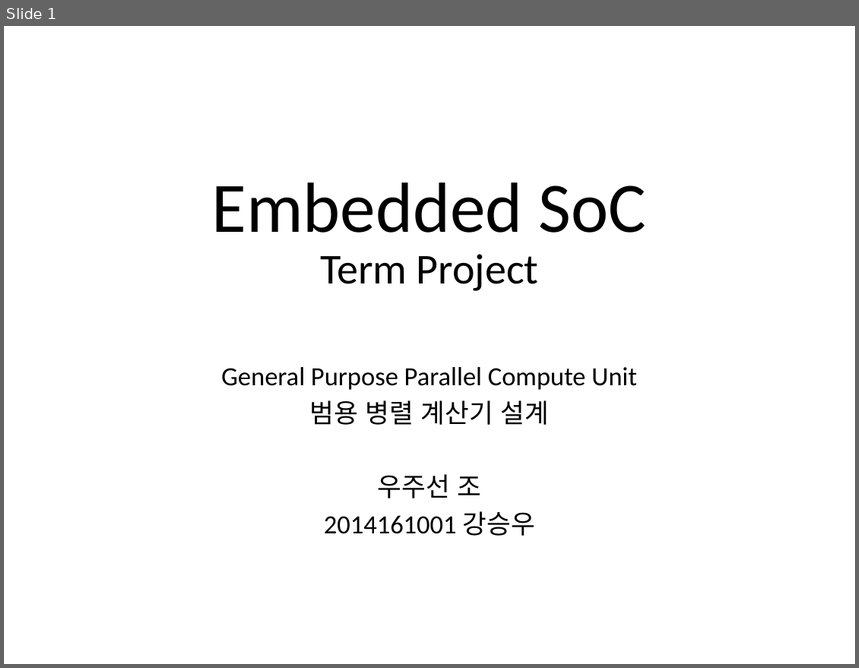
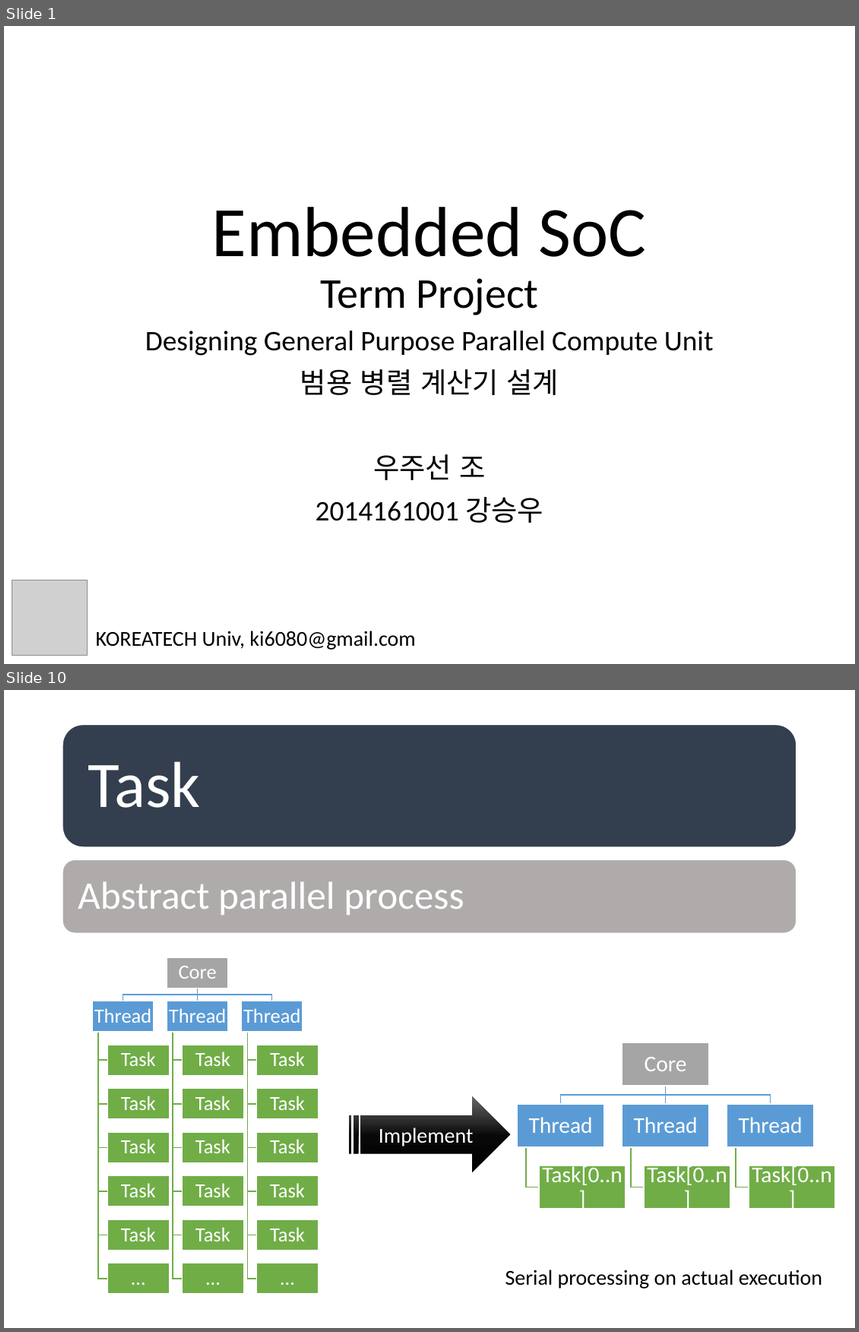
Before and after one commit to HappyNY/y3s1_socterm, a slide deck: docs/term_mid_우주선.pptx. Shown one above the other, each under a label of ours: slide 1 before the commit, slides 1 and 10 after it; the slides between them are not shown. The pictures are 859x668 and 859x1332 pixels, drawn with LibreOffice and Linux fonts; fonts in the diff are those of the drawing; grey boxes stand for pictures. Boxes give left, top, right and bottom in pixels: in the first picture for what was removed or moved away, otherwise in the second. Text is boxed around its words. In the diff, an @@ line names an element or a change of style, - is before the commit and + after.

Commit message:
Finish midterm report
- And some references for fixed point unit

```diff
--- a/docs/term_mid_우주선.pptx
+++ b/docs/term_mid_우주선.pptx
@@ slide 10 added at (x1=4, y1=690, x2=855, y2=1328), background #FFFFFF @@
@@ rounded rectangle added at (x1=63, y1=725, x2=797, y2=847), fill #333F50, outline #FFFFFF 1 pt @@
@@ text added at (x1=88, y1=761, x2=201, y2=808), 55 pt, text #FFFFFF @@
+Task
@@ rounded rectangle added at (x1=63, y1=859, x2=797, y2=933), fill #AFABAB, outline #FFFFFF 1 pt @@
@@ text added at (x1=78, y1=882, x2=464, y2=915), 33 pt, text #FFFFFF @@
+Abstract parallel process
@@ striped right arrow added at (x1=349, y1=1097, x2=510, y2=1173), fill gradient #000000 to #080808 to #666666, 18 pt, text #FFFFFF @@
+Implement
@@ group added at (x1=517, y1=1043, x2=835, y2=1209): 7 rectangles, 7 texts, 6 freeform shapes @@
+Core
+Thread
+Task[0..n]
+Thread
+Task[0..n]
+Thread
+Task[0..n]
@@ group added at (x1=92, y1=958, x2=318, y2=1294): 22 rectangles, 22 texts, 21 freeform shapes @@
+Core
+Thread
+Task
+Task
+Task
+Task
+Task
+…
+Thread
+Task
+Task
+Task
+Task
+Task
+…
+Thread
+Task
+Task
+Task
+Task
+Task
+…
@@ text added at (x1=506, y1=1270, x2=823, y2=1289), 18 pt, text #000000 @@
+Serial processing on actual execution
@@ slide 1 changed as well @@
@@ title "Embedded SoC Term Project" moved from (x1=212, y1=183, x2=647, y2=291) to (x1=212, y1=207, x2=647, y2=316) @@
@@ subtitle "Designing General Purpose Parallel Compute ..." moved from (x1=221, y1=367, x2=637, y2=536) to (x1=145, y1=331, x2=714, y2=523) @@
@@ subtitle at (x1=145, y1=331, x2=714, y2=356): text changed; size 22.2 to 24 pt @@
-General Purpose Parallel Compute Unit
+Designing General Purpose Parallel Compute Unit
@@ subtitle at (x1=300, y1=370, x2=560, y2=523): size 22.2 to 24 pt in "범용 병렬 계산기 설계", "우주선 조", "2014161001 강승우"; line spacing 0.8 to 0.9 @@
@@ picture added at (x1=12, y1=580, x2=88, y2=656) @@
@@ text added at (x1=96, y1=631, x2=415, y2=650), 18 pt, text #000000 @@
+KOREATECH Univ, ki6080@gmail.com
```
Also in this commit, not shown: 4 other slides changed, 11 other slides added, 3 slides removed, 10 other files.
